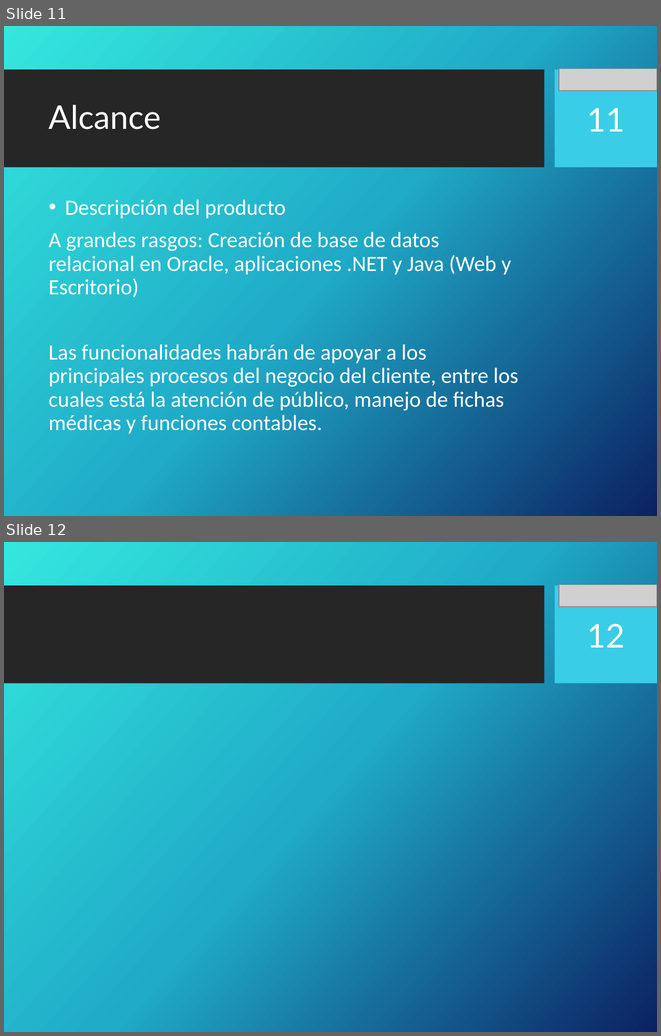
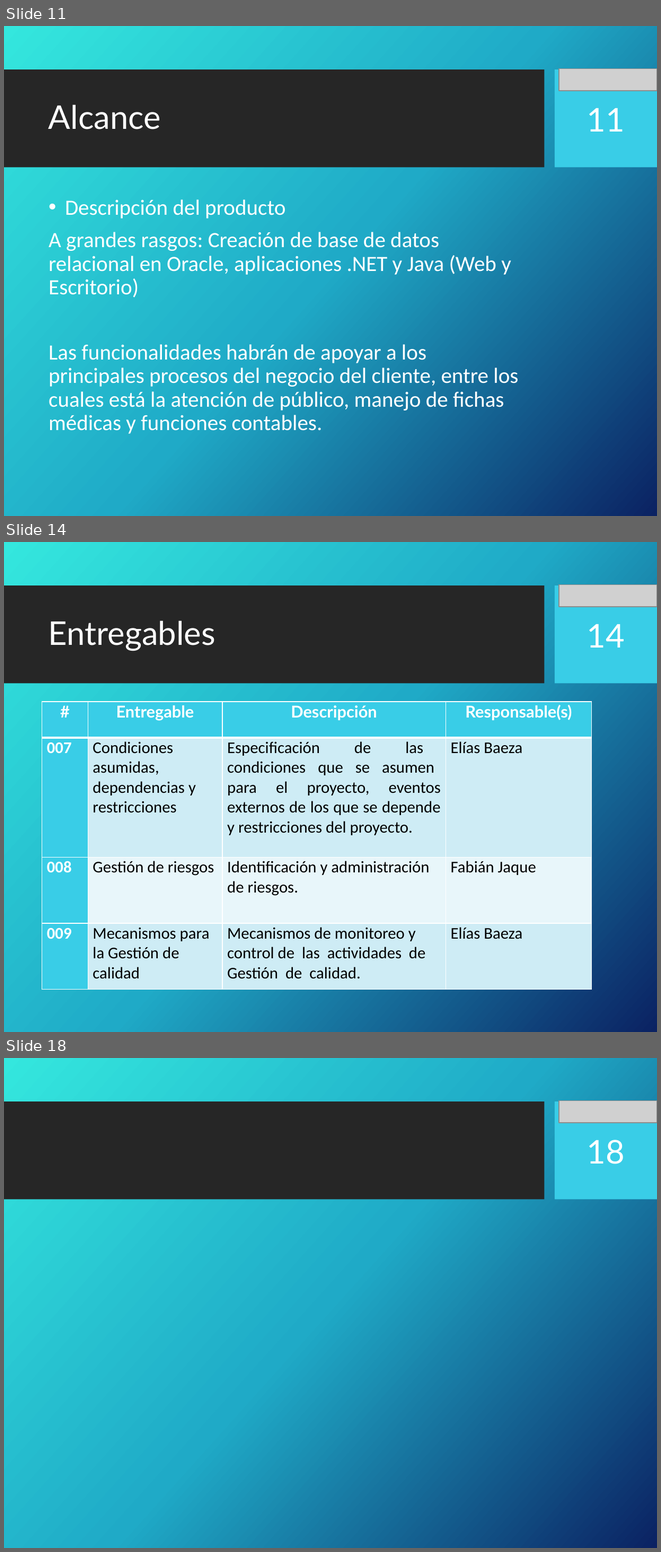
Before and after one commit to portafolio2016/hipocrates, a slide deck: docs/plan-de-proyecto/ppt-iteracion1.pptx. Shown one above the other, each under a label of ours: slides 11 and 12 before the commit, slides 11, 14 and 18 after it; the slides between them are not shown. The pictures are 661x1036 and 661x1552 pixels, drawn with LibreOffice and Linux fonts; fonts in the diff are those of the drawing; grey boxes stand for pictures; background and template pictures are left out. Boxes give left, top, right and bottom in pixels: in the first picture for what was removed or moved away, otherwise in the second. Text is boxed around its words. In the diff, an @@ line names an element or a change of style, - is before the commit and + after.

Commit message:
Agregado Entregables

```diff
--- a/docs/plan-de-proyecto/ppt-iteracion1.pptx
+++ b/docs/plan-de-proyecto/ppt-iteracion1.pptx
@@ slide 14 added at (4, 542, 657, 1032), background picture (left out); not listed: 2 template elements that a slide beside it also shows @@
@@ picture added at (559, 585, 657, 607) @@
@@ title added at (49, 620, 215, 651), 36 pt, text #FFFFFF @@
+Entregables
@@ page number added at (587, 624, 625, 647), 36 pt, text #FFFFFF @@
+14
@@ table added at (42, 702, 592, 987), 4 rows, 4 columns @@
+# | Entregable | Descripción | Responsable(s)
+007 | Condiciones asumidas, dependencias y restricciones | Especificación de las condiciones que se asumen para el proyecto, eventos externos de los que se depende y restricciones del proyecto. | Elías Baeza
+008 | Gestión de riesgos | Identificación y administración de riesgos. | Fabián Jaque
+009 | Mecanismos para la Gestión de calidad | Mecanismos de monitoreo y control de las actividades de Gestión de calidad. | Elías Baeza
@@ what was slide 12 is now slide 18 @@
@@ page number at (587, 1140, 625, 1164): text changed @@
-12
+18
```
Also in this commit, not shown: 5 other slides added.
